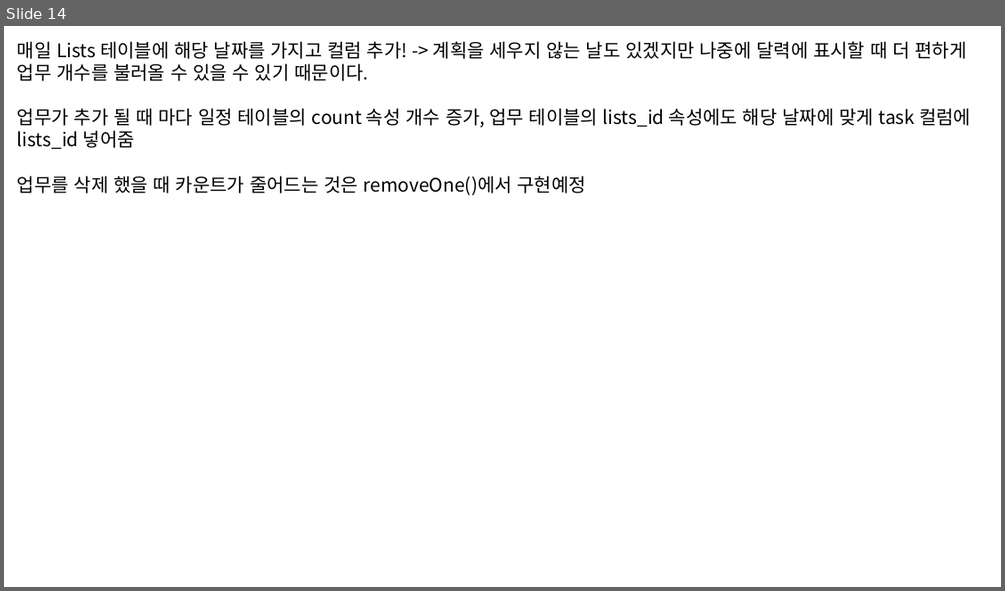
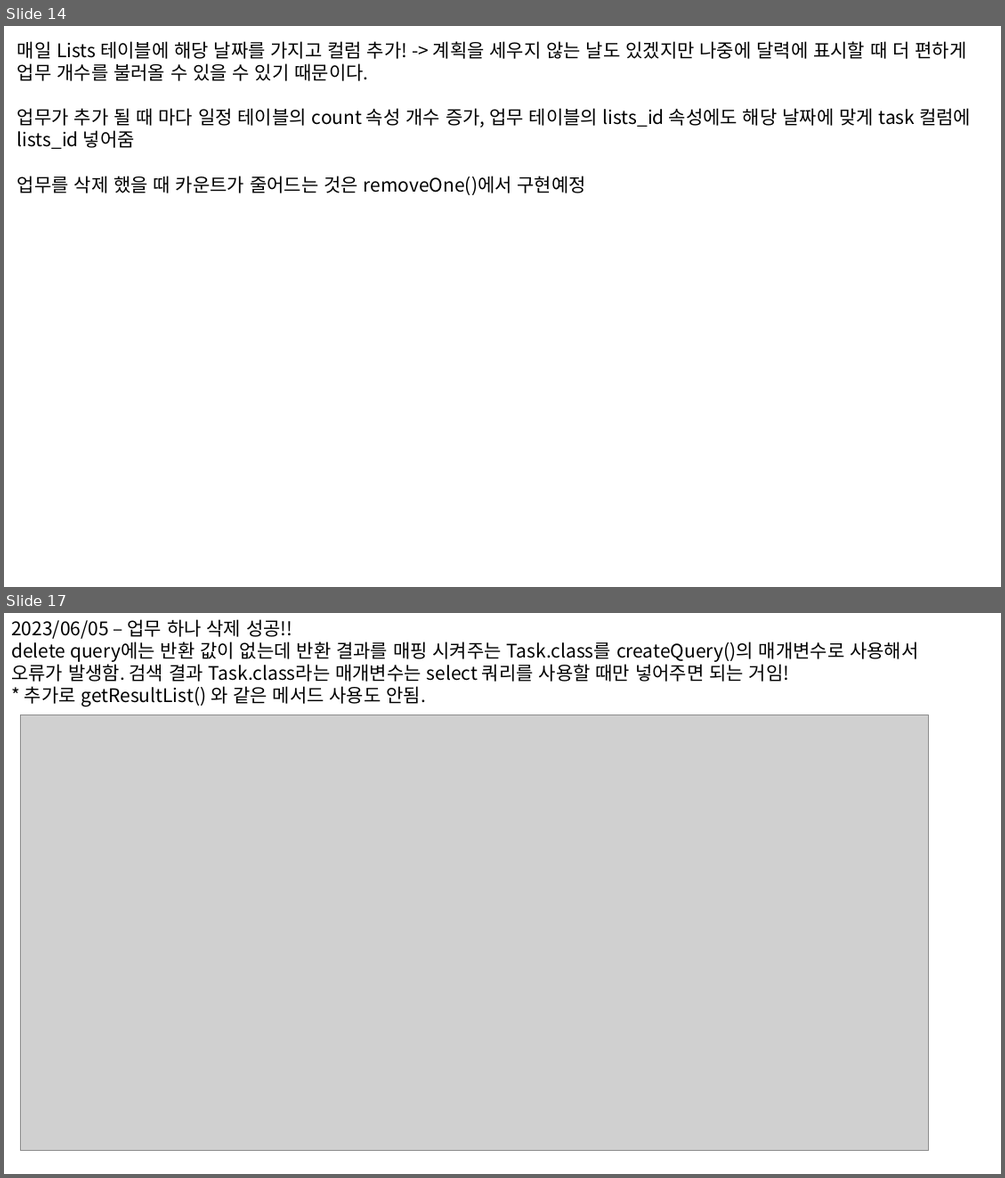
Before and after one commit to yujinchoi20/LePl_Team, a slide deck: CYJ/LePl 개발 일지.pptx. Shown one above the other, each under a label of ours: slide 14 before the commit, slides 14 and 17 after it; the slides between them are not shown. The pictures are 1005x591 and 1005x1178 pixels, drawn with LibreOffice and Linux fonts; fonts in the diff are those of the drawing; grey boxes stand for pictures. Boxes give left, top, right and bottom in pixels: in the first picture for what was removed or moved away, otherwise in the second. Text is boxed around its words. In the diff, an @@ line names an element or a change of style, - is before the commit and + after.

```diff
--- a/CYJ/LePl 개발 일지.pptx
+++ b/CYJ/LePl 개발 일지.pptx
@@ slide 17 added at [4,613,1001,1174], background #FFFFFF @@
@@ text added at [11,619,918,706], 18 pt, text #000000 @@
+2023/06/05 – 업무 하나 삭제 성공!!
+delete query에는 반환 값이 없는데 반환 결과를 매핑 시켜주는 Task.class를 createQuery()의 매개변수로 사용해서 오류가 발생함. 검색 결과 Task.class라는 매개변수는 select 쿼리를 사용할 때만 넣어주면 되는 거임!
+* 추가로 getResultList() 와 같은 메서드 사용도 안됨.
@@ picture added at [20,714,928,1151] @@
```
Also in this commit, not shown: 2 other slides added, 4 other files.
